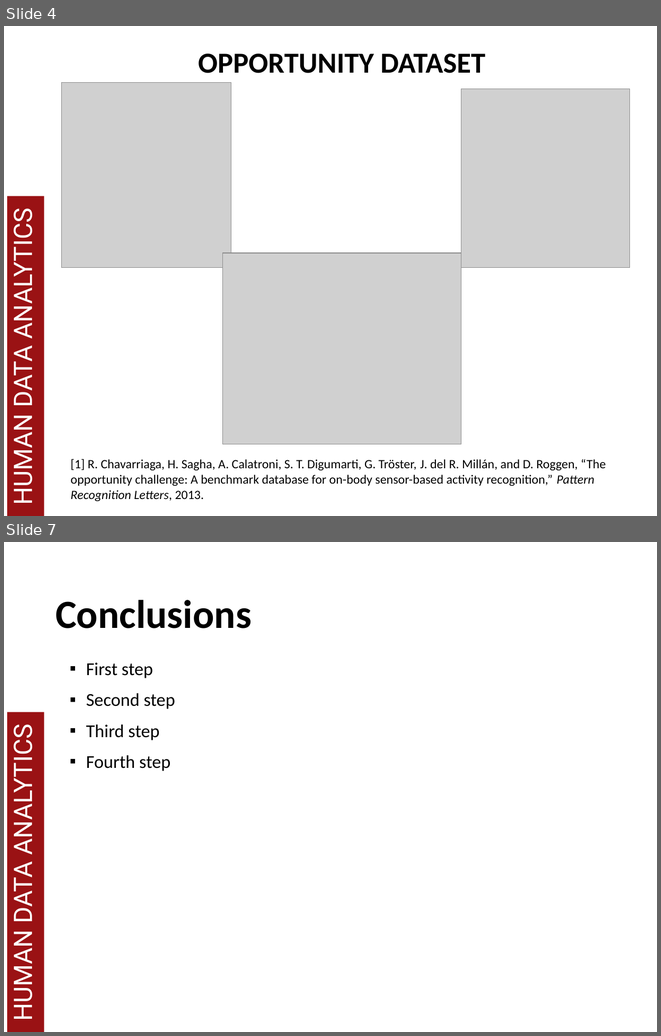
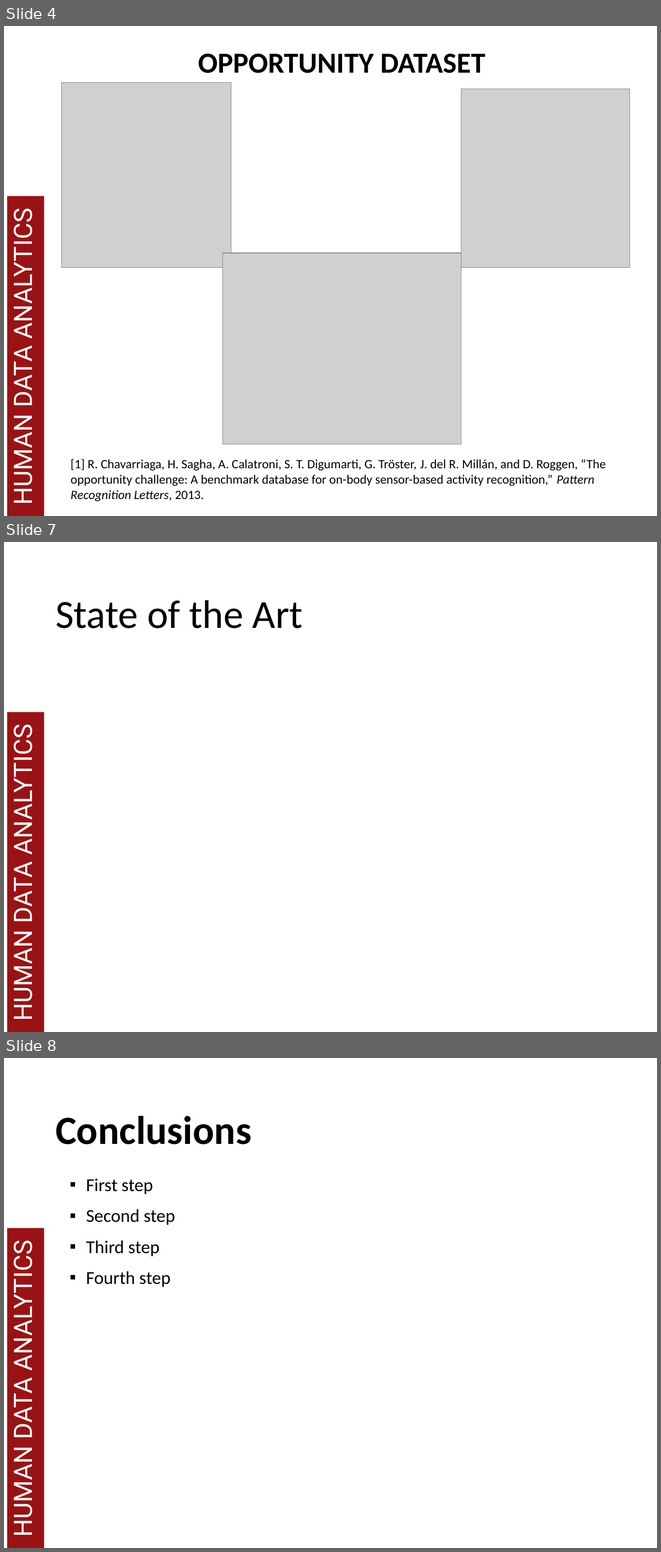
Before and after one commit to MatteoDrago/hda-project, a slide deck: presentation/HDA 2018.pptx. Shown one above the other, each under a label of ours: slides 4 and 7 before the commit, slides 4, 7 and 8 after it; the slides between them are not shown. The pictures are 661x1036 and 661x1552 pixels, drawn with LibreOffice and Linux fonts; fonts in the diff are those of the drawing; grey boxes stand for pictures; background and template pictures are left out. Boxes give left, top, right and bottom in pixels: in the first picture for what was removed or moved away, otherwise in the second. Text is boxed around its words. In the diff, an @@ line names an element or a change of style, - is before the commit and + after.

```diff
--- a/presentation/HDA 2018.pptx
+++ b/presentation/HDA 2018.pptx
@@ slide 7 added at (x1=4, y1=542, x2=657, y2=1032), background #FFFFFF; not listed: 2 template elements that a slide beside it also shows @@
@@ title added at (x1=55, y1=600, x2=303, y2=628), 44 pt, text #000000 @@
+State of the Art
@@ what was slide 7 is now slide 8 @@
```
Also in this commit, not shown: 1 other slide added, 1 slide removed.
